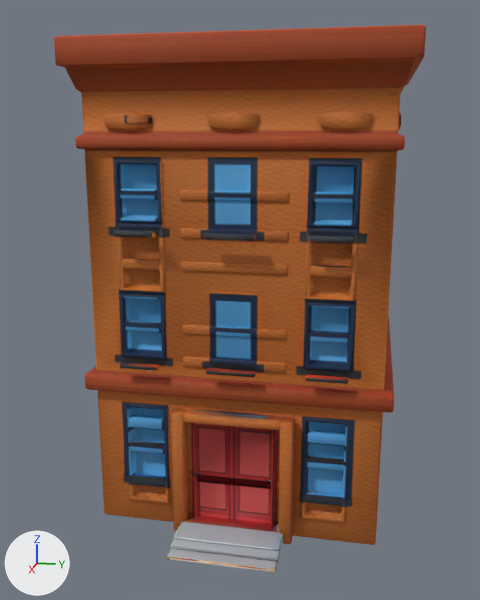
The FBX model game-runner/public/game/assets/3d/buildingOrange.fbx as it was, and as the next commit left it.
Before and after are seen from a camera (50 mm lens) standing at (1.398, 0.249, 0.78) and looking at (0.013, -0.028, 0.433). Lighting does not change. The marker at lower left points along +X, +Y and +Z. Where no turn or scale is listed for an object, it has been applied to the vertices.

Before the edit, the objects in view are built like this:
```python
mat_blinn1 = principled_material('blinn1')
mat_blinn1.texture = img_tripo_image_956e08aa_0_jpg
mat_blinn1.roughness = 0.749
me_mesh = bpy.data.meshes.new('Mesh')
me_mesh.from_pydata(...)  # 1798 vertices, 3416 faces; spans x -0.565..0.134, y -0.038..0.593, z 0.0..0.949
me_mesh.materials.append(mat_blinn1)  # picture img_tripo_image_956e08aa_0_jpg
ob_tripo_node_956e08aa = bpy.data.objects.new('tripo_node_956e08aa', me_mesh)
ob_tripo_node_956e08aa.location = (0.213, -0.276, 0.001)
```
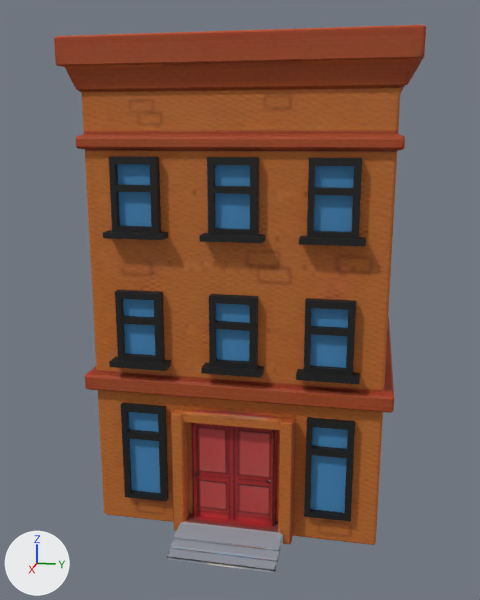
The newer file is also turned or shifted as a whole; pictures and numbers use the older file's frame.

The change in detail:
Picture 'Marcos_Base_color.png' (img_marcos_base_color_png) is new.
Picture 'Ventanas_Base_color.png' (img_ventanas_base_color_png) is new.
Picture 'T_walls_BaseColor.jpg' (img_t_walls_basecolor_jpg) is new.
Material 'blinn1' (mat_blinn1) changes its picture from img_tripo_image_956e08aa_0_jpg to img_t_walls_basecolor_jpg.
Material 'marco' (mat_marco) is new.
Its texture is img_marcos_base_color_png.
Its roughness is 0.749.
Material 'ventanas' (mat_ventanas) is new.
Its texture is img_ventanas_base_color_png.
Its roughness is 0.749.
me_mesh is used by ob_tripo_node_956e08aa; location (0.213, -0.276, 0.001).
me_mesh had 1798 vertices, 3416 faces and spanned x -0.565..0.134, y -0.038..0.593, z 0.0..0.949.
me_mesh now has 1219 vertices, 1650 faces and spans x -0.565..0.134, y -0.038..0.593, z 0.0..0.949.
me_mesh part 1: 30 loose pieces with 784 vertices, spanning x -0.547..0.042, y -0.011..0.565, z 0.08..0.924, are deleted.
me_mesh part 2: 404 vertices removed from x -0.013..0.042, y 0.055..0.499, z 0.046..0.735; 609 vertices added at x 0.002..0.035, y 0.038..0.514, z 0.057..0.743.
me_mesh part 3: the surface is now shaded flat.
me_mesh now uses material mat_ventanas (picture img_ventanas_base_color_png).
me_mesh now uses material mat_marco (picture img_marcos_base_color_png).

What differs and where, as boxes (x1, y1, x2, y2) in the pictures (480 x 600 px; the box of a moved part takes in the faces that stretch with it):
'tripo_node_956e08aa', surface changed, reshaped: (54, 25, 426, 573) in both
part 1 of me_mesh, deleted: before (103, 112, 401, 506)
part 2 of me_mesh, moved or reshaped: before (114, 160, 362, 523); after (103, 156, 366, 522)
